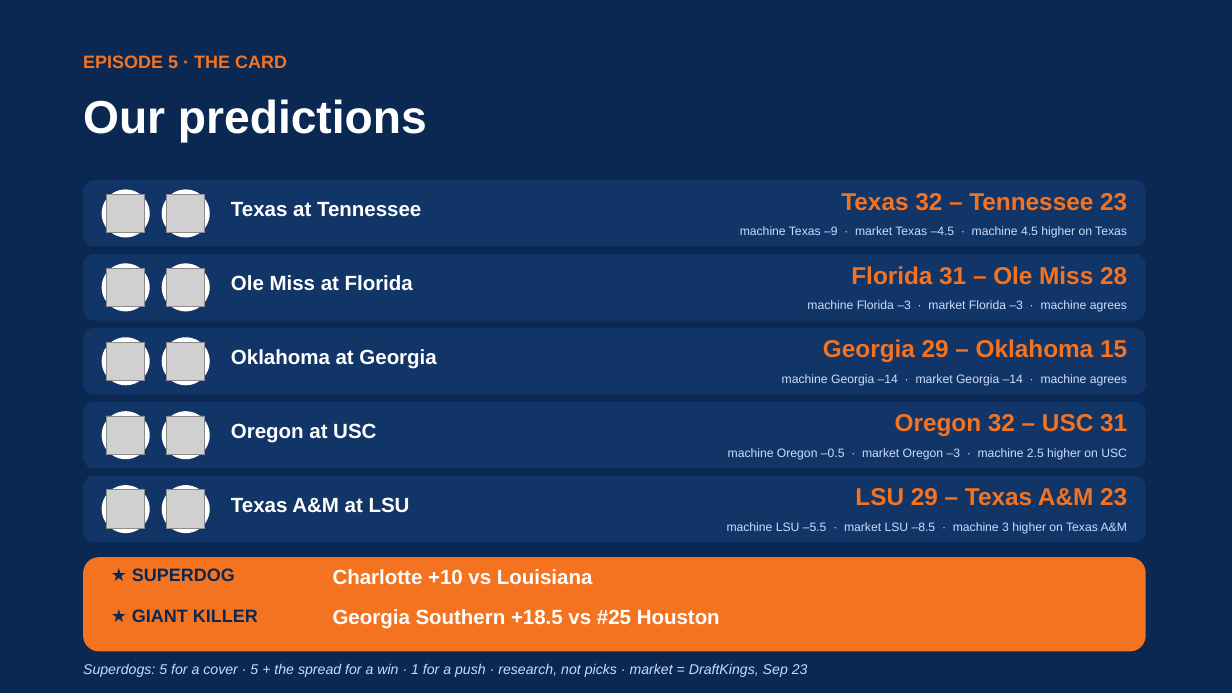
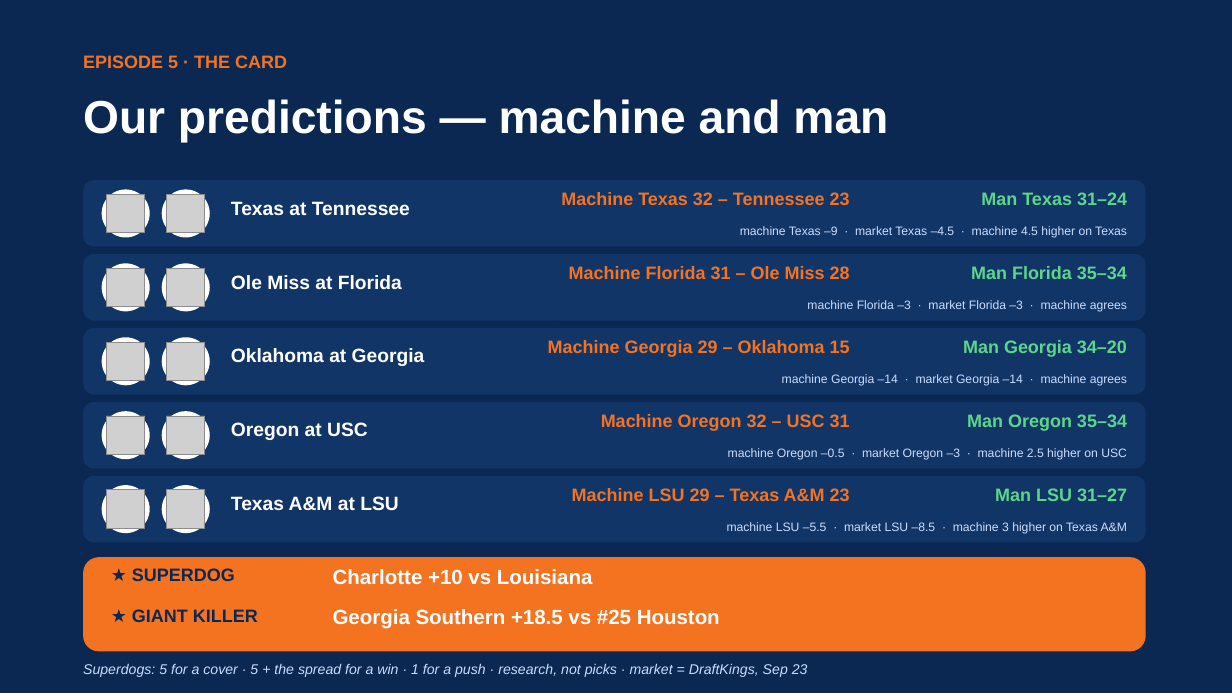
Before and after one commit to lucasalvarezflorida-lab/ncaa-fbs-analytics, a slide deck: slide 21 of decks/2026_Week4_Episode5.pptx. Drawn at 1232x693 pixels with LibreOffice and Linux fonts; fonts in the diff are those of the drawing; grey boxes stand for pictures. Boxes give left, top, right and bottom in pixels: in the first picture for what was removed or moved away, otherwise in the second. Text is boxed around its words. In the diff, an @@ line names an element or a change of style, - is before the commit and + after.

```diff
--- a/decks/2026_Week4_Episode5.pptx
+++ b/decks/2026_Week4_Episode5.pptx
@@ text at [83,99,888,143]: text changed @@
-Our predictions
+Our predictions — machine and man
@@ text at [561,192,850,205]: text changed; size 19 to 14 pt @@
-Texas 32 – Tennessee 23
+Machine Texas 32 – Tennessee 23
@@ text added at [981,192,1127,205], 14 pt, text #5CD68A, bold @@
+Man Texas 31–24
@@ text at [569,266,850,279]: text changed; size 19 to 14 pt @@
-Florida 31 – Ole Miss 28
+Machine Florida 31 – Ole Miss 28
@@ text added at [971,266,1127,279], 14 pt, text #5CD68A, bold @@
+Man Florida 35–34
@@ text at [548,340,850,357]: text changed; size 19 to 14 pt @@
-Georgia 29 – Oklahoma 15
+Machine Georgia 29 – Oklahoma 15
@@ text added at [963,340,1127,357], 14 pt, text #5CD68A, bold @@
+Man Georgia 34–20
@@ text at [601,414,850,431]: text changed; size 19 to 14 pt @@
-Oregon 32 – USC 31
+Machine Oregon 32 – USC 31
@@ text added at [967,414,1127,431], 14 pt, text #5CD68A, bold @@
+Man Oregon 35–34
@@ size 16 to 15 pt in 5 elements at [231,201,410,215], [231,275,402,289], [231,348,425,366], [231,422,368,440], [231,496,398,511] @@
@@ text at [572,488,850,501]: text changed; size 19 to 14 pt @@
-LSU 29 – Texas A&M 23
+Machine LSU 29 – Texas A&M 23
@@ text added at [995,488,1127,501], 14 pt, text #5CD68A, bold @@
+Man LSU 31–27
```
Also in this commit, not shown: 2 other files.
